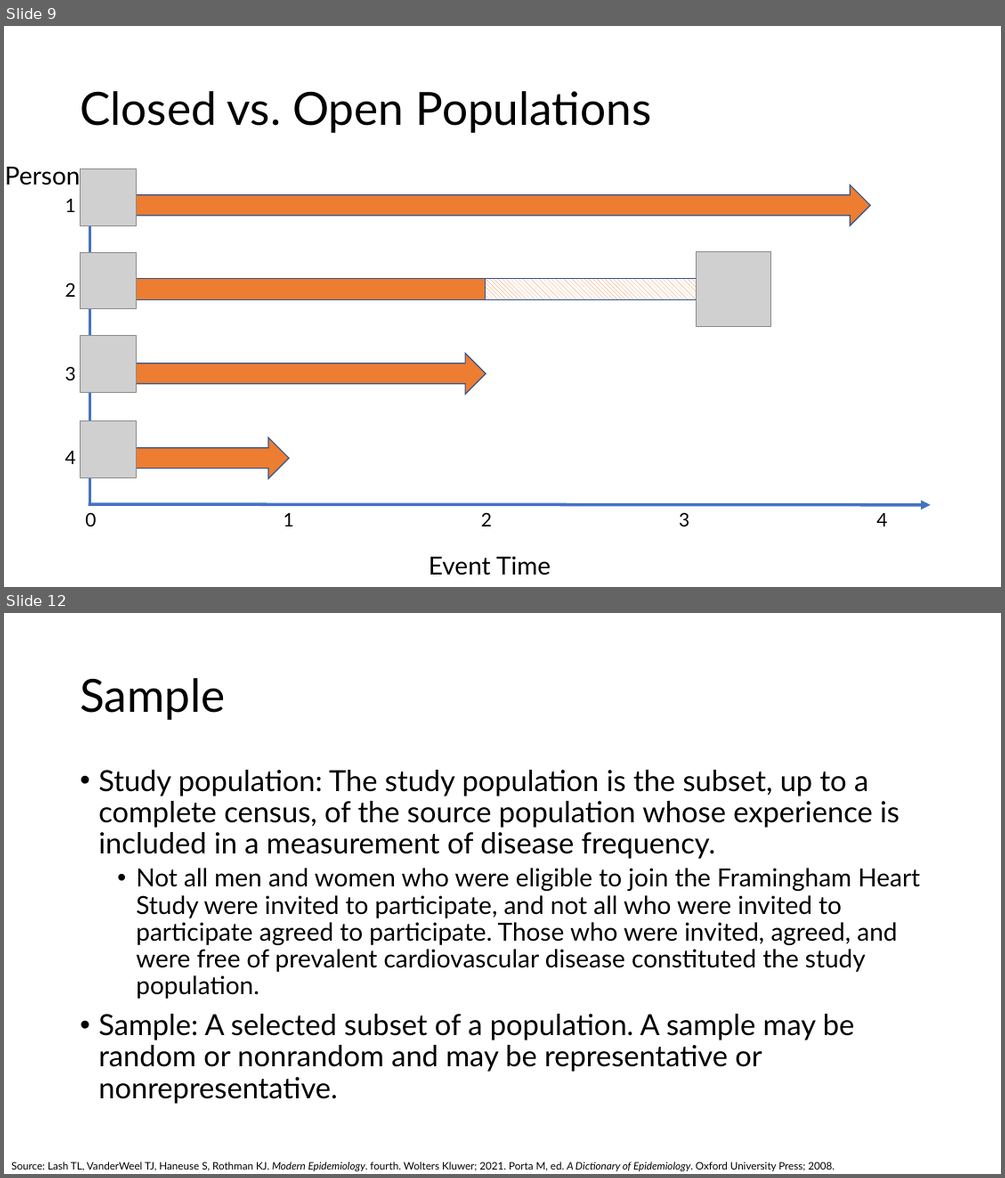
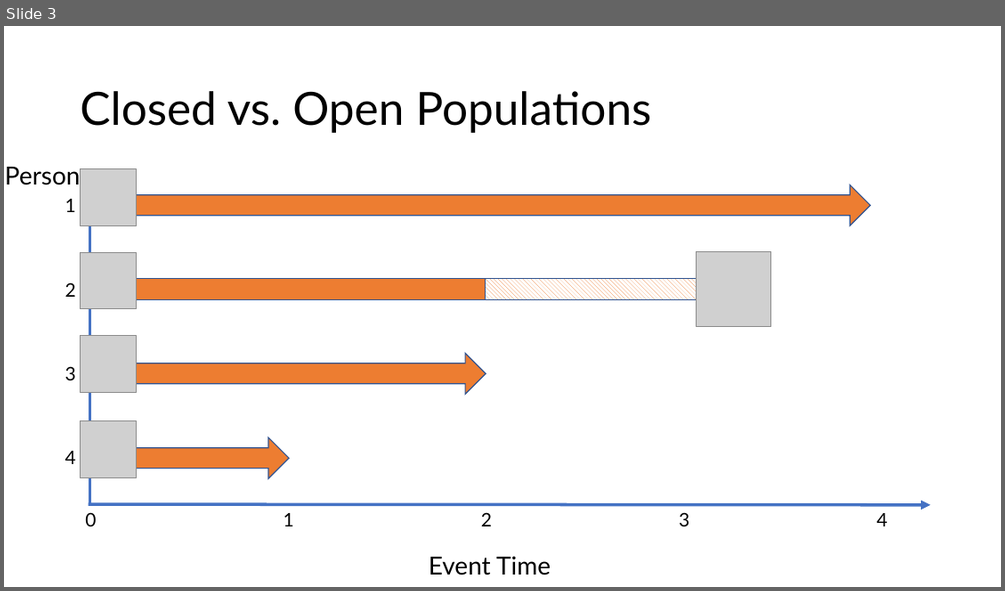
Before and after one commit to brad-cannell/r4epi, a slide deck: img/10_part_intro_epi/02_populations/populations.pptx. Shown one above the other, each under a label of ours: slides 9 and 12 before the commit, slide 3 after it; the slides between them are not shown. The pictures are 1005x1178 and 1005x591 pixels, drawn with LibreOffice and Linux fonts; fonts in the diff are those of the drawing; grey boxes stand for pictures. Boxes give left, top, right and bottom in pixels: in the first picture for what was removed or moved away, otherwise in the second. Text is boxed around its words. In the diff, an @@ line names an element or a change of style, - is before the commit and + after.

Commit message:
Move over populations slides verbatim

```diff
--- a/img/10_part_intro_epi/02_populations/populations.pptx
+++ b/img/10_part_intro_epi/02_populations/populations.pptx
@@ slide 12 removed at bbox=[4, 613, 1001, 1174], background #FFFFFF @@
@@ title removed at bbox=[80, 678, 225, 720] @@
-Sample
@@ text removed at bbox=[98, 770, 920, 1103] @@
-• Study population: The study population is the subset, up to a complete census, of the source population whose experience is included in a measurement of disease frequency.
-  • Not all men and women who were eligible to join the Framingham Heart Study were invited to participate, and not all who were invited to participate agreed to participate. Those who were invited, agreed, and were free of prevalent cardiovascular disease constituted the study population.
-• Sample: A selected subset of a population. A sample may be random or nonrandom and may be representative or nonrepresentative.
@@ text removed at bbox=[11, 1161, 834, 1171] @@
-Source: Lash TL, VanderWeel TJ, Haneuse S, Rothman KJ. Modern Epidemiology. fourth. Wolters Kluwer; 2021. Porta M, ed. A Dictionary of Epidemiology. Oxford University Press; 2008.
@@ what was slide 9 is now slide 3 @@
```
Also in this commit, not shown: 1 slide changed, 14 other slides removed, 26 other files.
